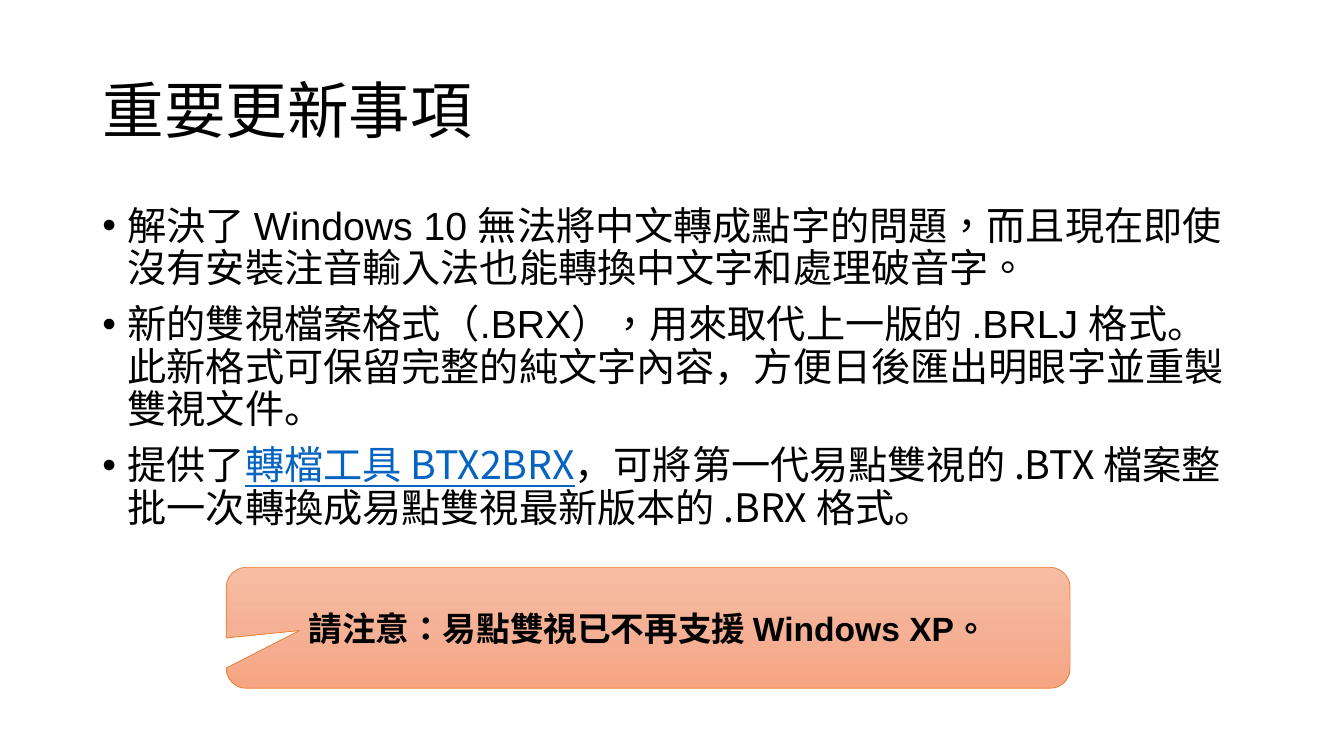
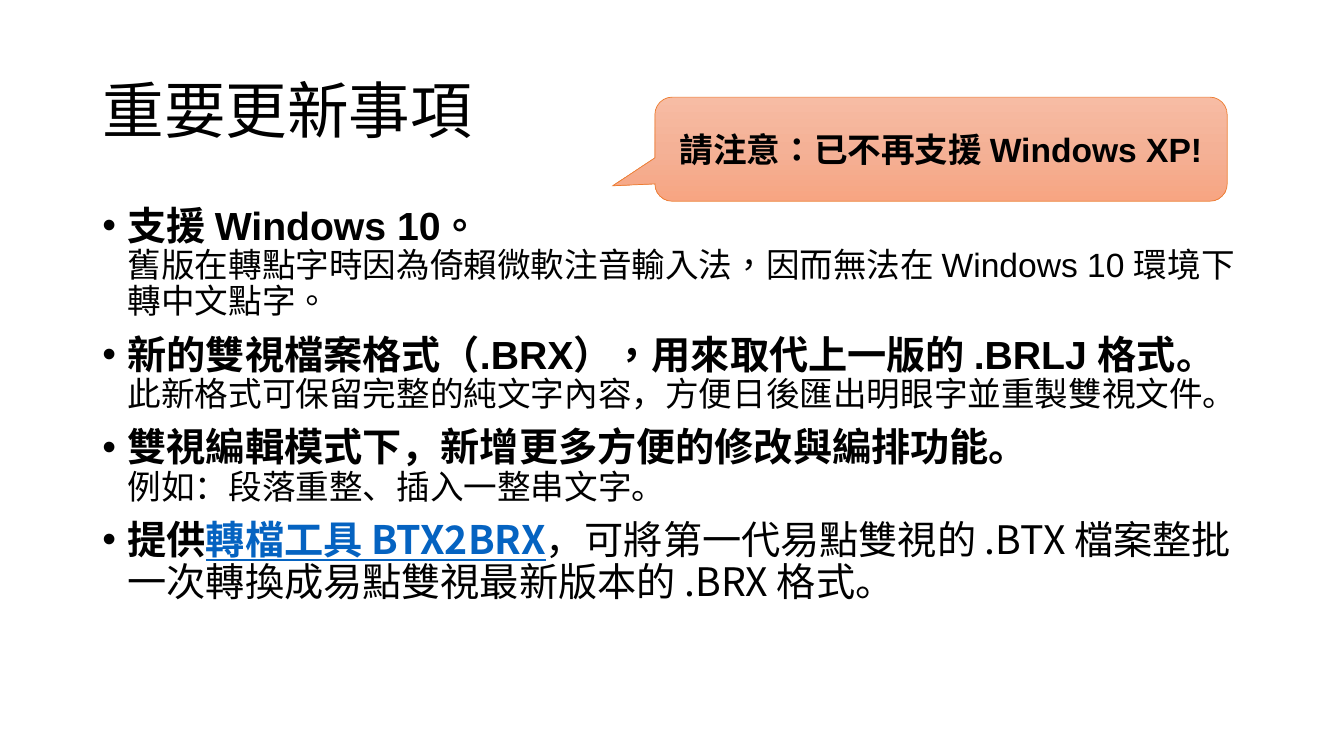
Before and after one commit to braillekit/text-to-braille, a slide deck: slide 3 of Doc/行銷/易點雙視 v3 有哪些新功能與改善.pptx. Drawn at 1344x756 pixels with LibreOffice and Linux fonts; fonts in the diff are those of the drawing. Boxes give left, top, right and bottom in pixels: in the first picture for what was removed or moved away, otherwise in the second. Text is boxed around its words. In the diff, an @@ line names an element or a change of style, - is before the commit and + after.

```diff
--- a/Doc/行銷/易點雙視 v3 有哪些新功能與改善.pptx
+++ b/Doc/行銷/易點雙視 v3 有哪些新功能與改善.pptx
@@ rounded speech box "請注意：已不再支援 Windows XP!": place and size @@
-rounded speech box "請注意：已不再支援 Windows XP!" at [226, 568, 1070, 689]
+rounded speech box "請注意：已不再支援 Windows XP!" at [655, 97, 1228, 201]
@@ rounded speech box "請注意：已不再支援 Windows XP!" at [655, 97, 1228, 201]: proportions changed @@
@@ text in rounded speech box at [680, 133, 1202, 165]: text changed @@
-請注意：易點雙視已不再支援 Windows XP。
+請注意：已不再支援 Windows XP!
@@ text at [128, 206, 1235, 316]: text changed; size 28 to 24 pt @@
-• 解決了 Windows 10 無法將中文轉成點字的問題，而且現在即使沒有安裝注音輸入法也能轉換中文字和處理破音字。
+• 支援 Windows 10。
+  舊版在轉點字時因為倚賴微軟注音輸入法，因而無法在 Windows 10 環境下轉中文點字。
@@ text at [128, 335, 1237, 410]: size 28 to 24 pt in "此新格式可保留完整的純文字內容，方便日後匯出明眼字並重製雙視文件。"; bold on in "新的雙視檔案格式（.BRX），用來取代上一版的 .BRLJ 格式。" @@
@@ text at [128, 427, 1231, 600]: text changed @@
-• 提供了轉檔工具 BTX2BRX，可將第一代易點雙視的 .BTX 檔案整批一次轉換成易點雙視最新版本的 .BRX 格式。
+• 雙視編輯模式下，新增更多方便的修改與編排功能。
+  例如：段落重整、插入一整串文字。
+• 提供轉檔工具 BTX2BRX，可將第一代易點雙視的 .BTX 檔案整批一次轉換成易點雙視最新版本的 .BRX 格式。
```
Also in this commit, not shown: 1 other slide changed, 1 slide added, 1 other file.
